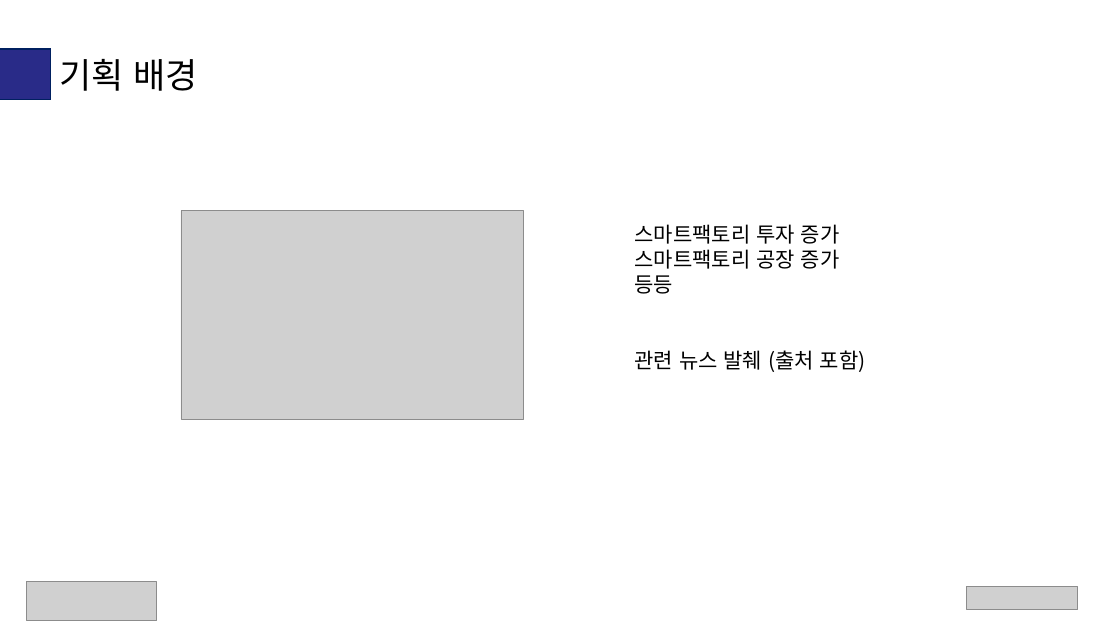
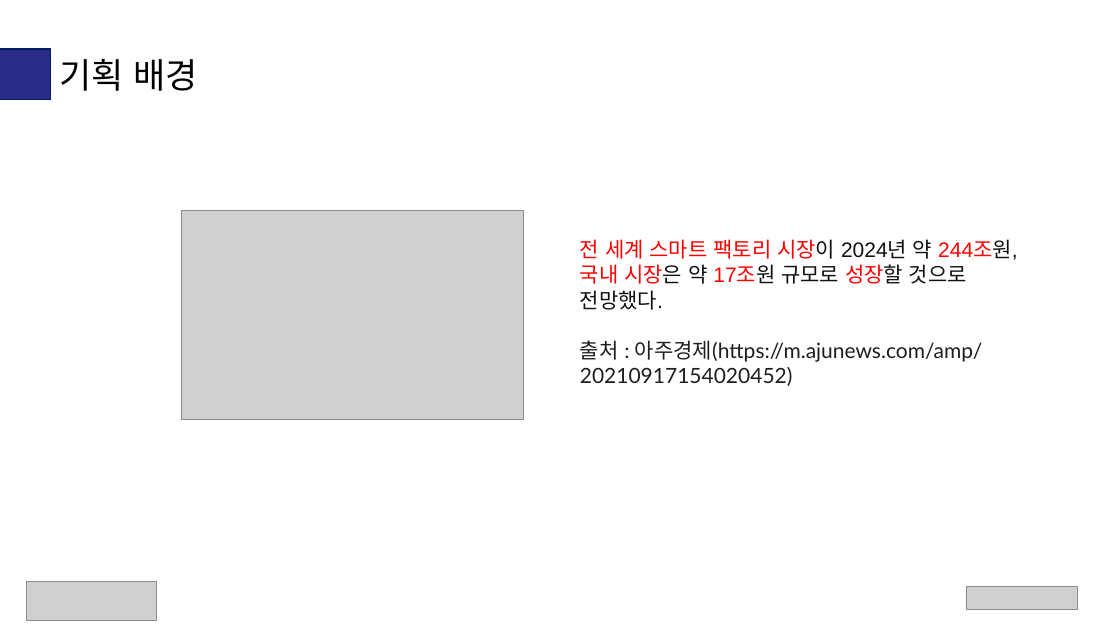
Before and after one commit to ANU-SmartFactory2021/ANU-SmartFactory2021, a slide deck: slide 7 of doc/02. 프로젝트 구현 자료/비전이동(2조)발표자료.pptx. Drawn at 1120x630 pixels with LibreOffice and Linux fonts; fonts in the diff are those of the drawing; grey boxes stand for pictures. Boxes give left, top, right and bottom in pixels: in the first picture for what was removed or moved away, otherwise in the second. Text is boxed around its words. In the diff, an @@ line names an element or a change of style, - is before the commit and + after.

Commit message:
서버 주석 추가 및 ppt 뉴스 삽입

```diff
--- a/doc/02. 프로젝트 구현 자료/비전이동(2조)발표자료.pptx
+++ b/doc/02. 프로젝트 구현 자료/비전이동(2조)발표자료.pptx
@@ text added at bbox=[580, 239, 1017, 386], 18 pt, text #1E1E1E @@
+전 세계 스마트 팩토리 시장이 2024년 약 244조원, 국내 시장은 약 17조원 규모로 성장할 것으로 전망했다.
+출처 : 아주경제(https://m.ajunews.com/amp/20210917154020452)
@@ text removed at bbox=[634, 224, 866, 372] @@
-스마트팩토리 투자 증가
-스마트팩토리 공장 증가
-등등
-관련 뉴스 발췌 (출처 포함)
```
Also in this commit, not shown: 9 other slides changed, 2 other files.
